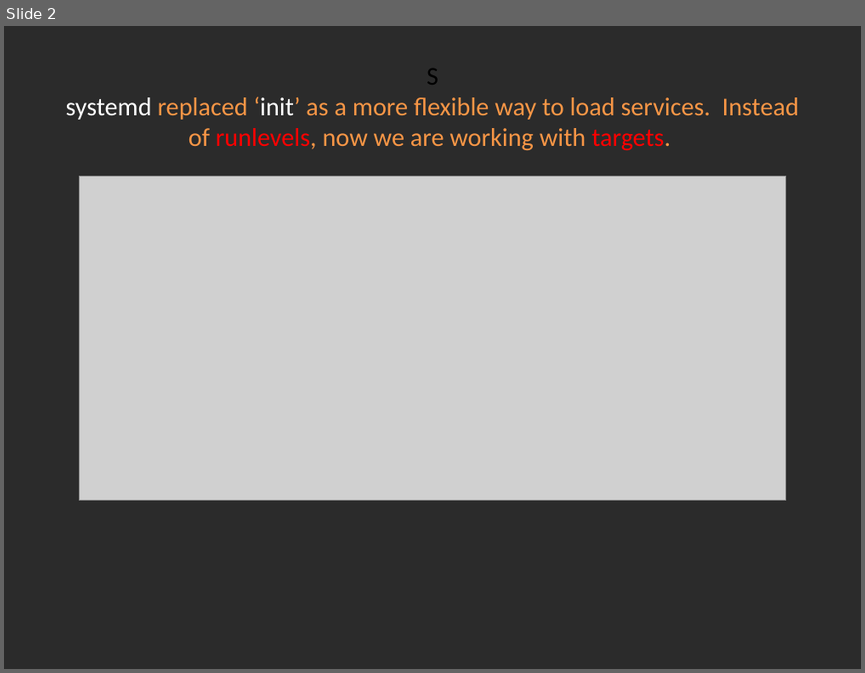
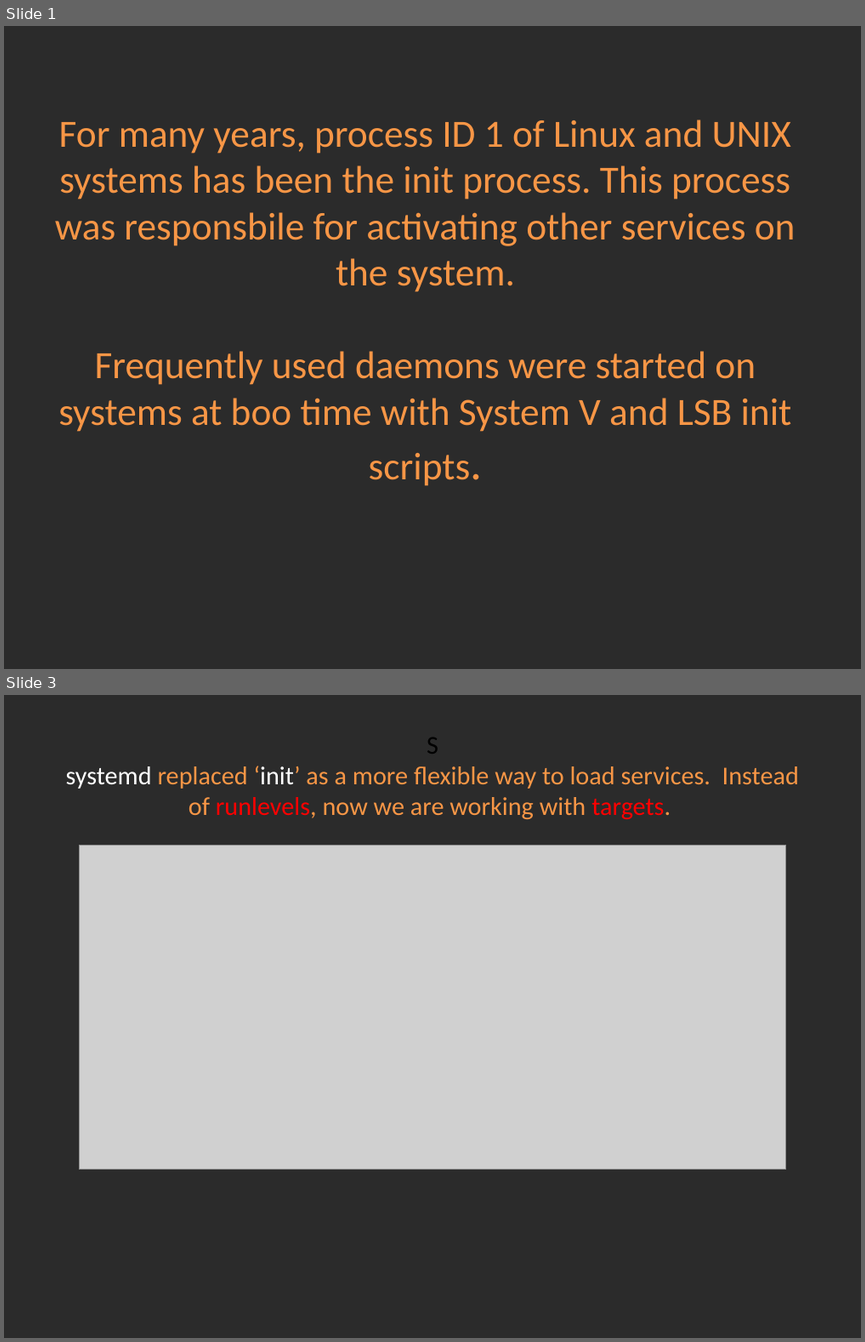
Before and after one commit to Academy-Soft-Intellect/Linux-Course, a slide deck: 10.SystemD_And_TheBootProcedure/10-SystemDAndTheBootProcedure.pptx. Shown one above the other, each under a label of ours: slide 2 before the commit, slides 1 and 3 after it; the slides between them are not shown. The pictures are 865x673 and 865x1342 pixels, drawn with LibreOffice and Linux fonts; fonts in the diff are those of the drawing; grey boxes stand for pictures; background and template pictures are left out; a plain dark background stands for a picture behind light text. Boxes give left, top, right and bottom in pixels: in the first picture for what was removed or moved away, otherwise in the second. Text is boxed around its words. In the diff, an @@ line names an element or a change of style, - is before the commit and + after.

Commit message:
Systemd and processes.

```diff
--- a/10.SystemD_And_TheBootProcedure/10-SystemDAndTheBootProcedure.pptx
+++ b/10.SystemD_And_TheBootProcedure/10-SystemDAndTheBootProcedure.pptx
@@ slide 1 added at (4,26,861,669), background picture (left out) @@
@@ title added at (55,120,795,486), 32.4 pt, text #F79646 @@
+For many years, process ID 1 of Linux and UNIX systems has been the init process. This process was responsbile for activating other services on the system.
+Frequently used daemons were started on systems at boo time with System V and LSB init scripts.
@@ what was slide 2 is now slide 3 @@
```
Also in this commit, not shown: 2 slides changed, 1 other slide added, 1 other file.
